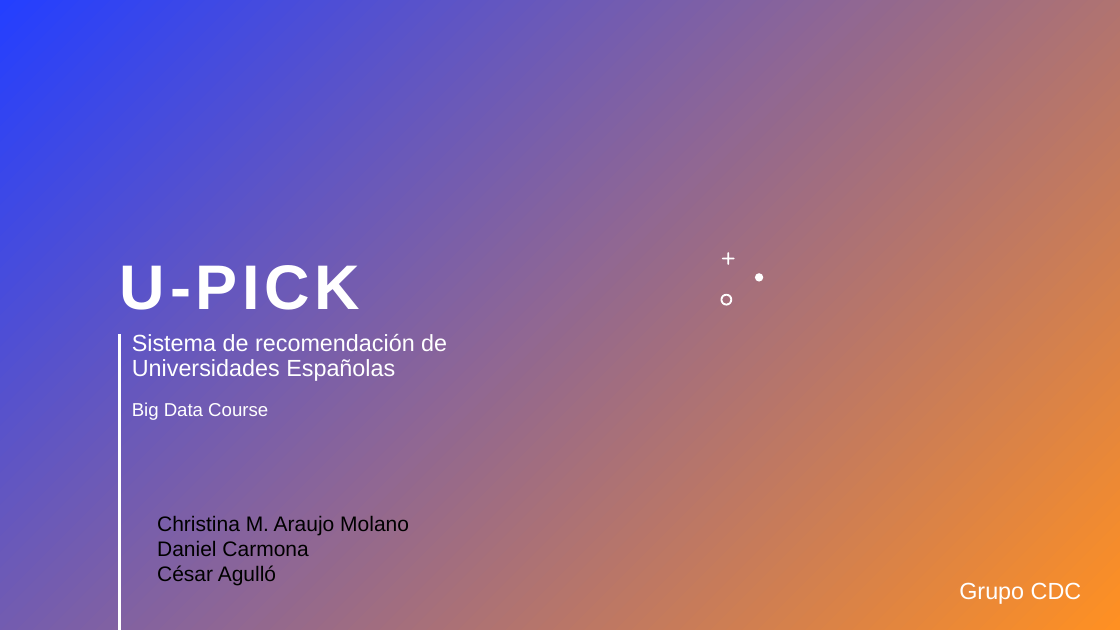
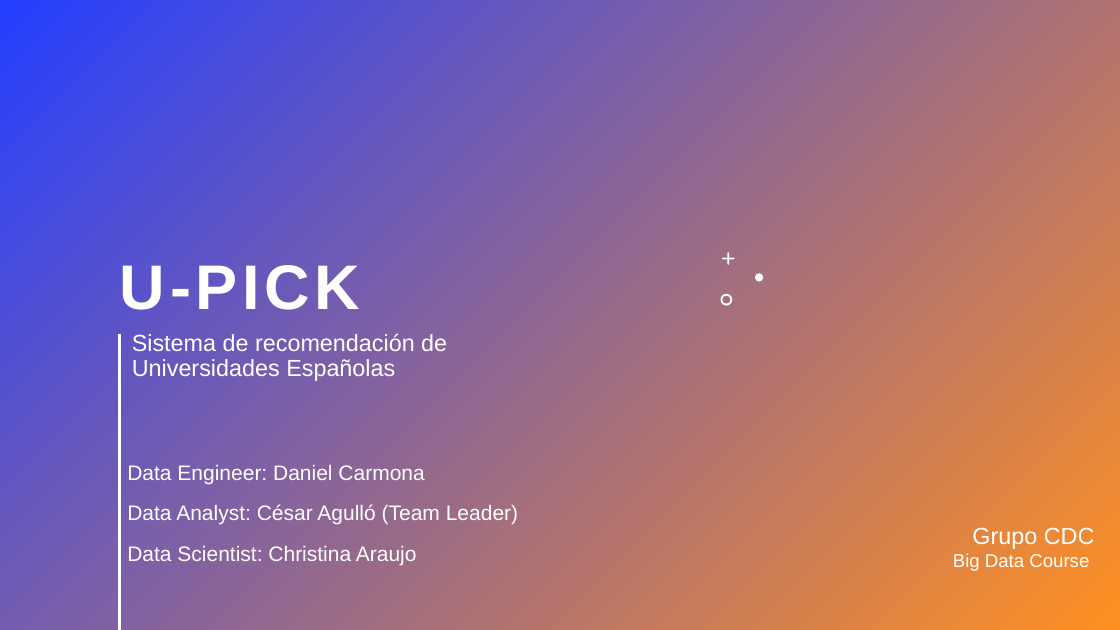
Before and after one commit to Dacarpe03/SIC_Big_Data_CDC, a slide deck: slide 1 of Entregas/U-pick.pptx. Drawn at 1120x630 pixels with LibreOffice and Linux fonts; fonts in the diff are those of the drawing. Boxes give left, top, right and bottom in pixels: in the first picture for what was removed or moved away, otherwise in the second. Text is boxed around its words. In the diff, an @@ line names an element or a change of style, - is before the commit and + after.

```diff
--- a/Entregas/U-pick.pptx
+++ b/Entregas/U-pick.pptx
@@ text added at <box>127,465,518,565</box>, 18 pt, text #FFFFFF @@
+Data Engineer: Daniel Carmona
+Data Analyst: César Agulló (Team Leader)
+Data Scientist: Christina Araujo
@@ text removed at <box>157,516,409,586</box> @@
-Christina M. Araujo Molano
-Daniel Carmona
-César Agulló
@@ subtitle "Grupo CDC": place and size @@
-subtitle "Grupo CDC" at <box>959,582,1082,604</box>
+subtitle "Grupo CDC" at <box>972,527,1095,549</box>
@@ text "Big Data Course": place and size @@
-text "Big Data Course" at <box>132,402,268,420</box>
+text "Big Data Course" at <box>953,553,1089,571</box>
```
Also in this commit, not shown: 6 other slides changed, 7 slides added, 4 slides removed.
